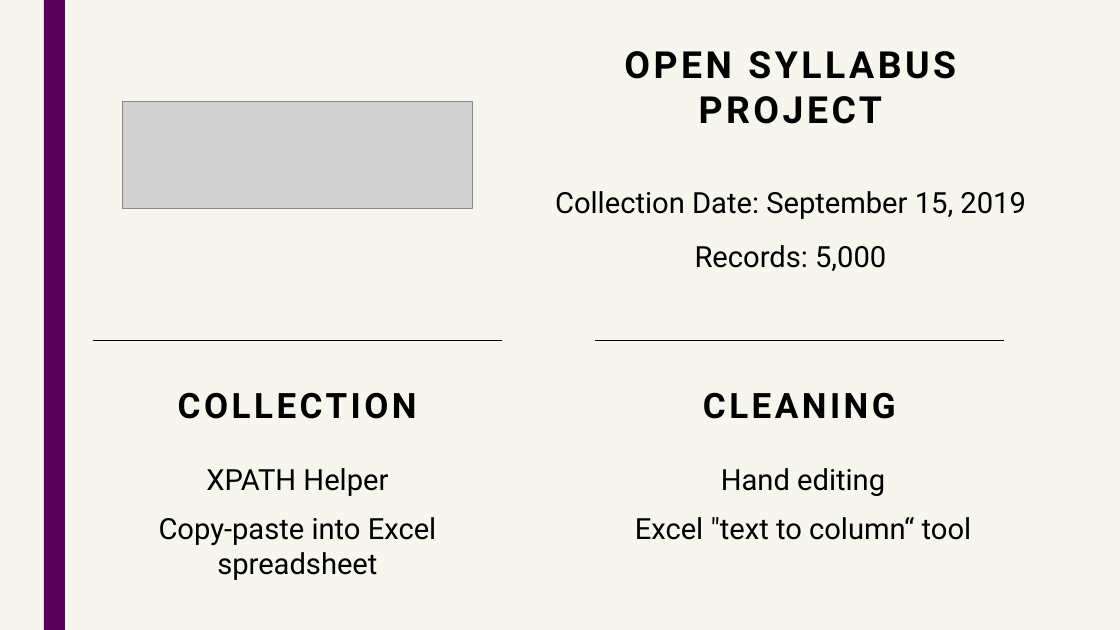
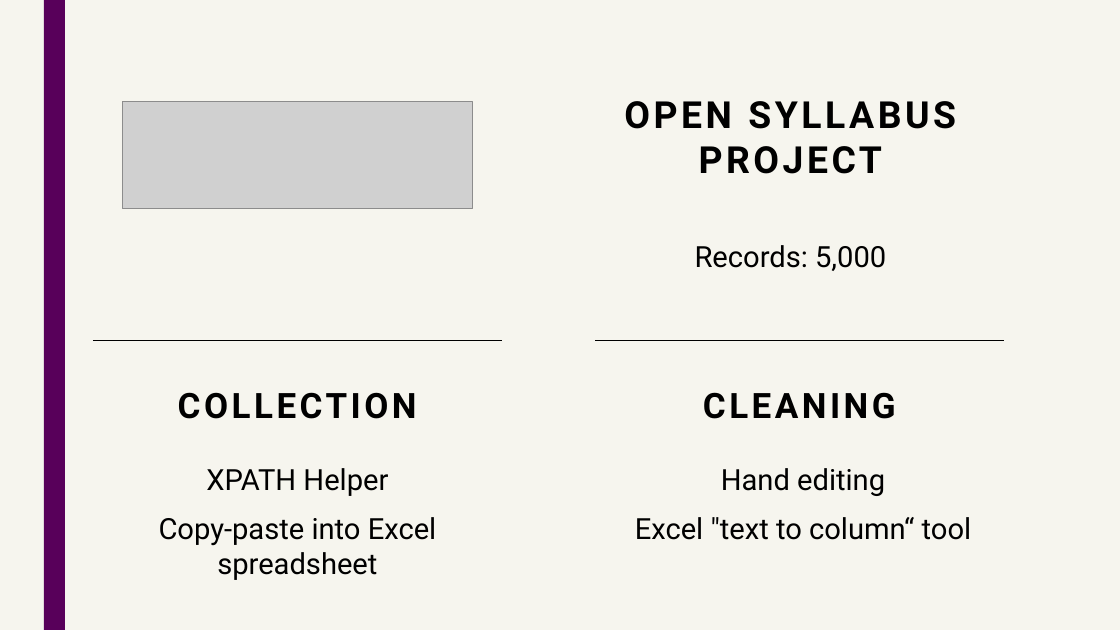
Before and after one commit to asnowmenjig/IS590-Open-Data-Mashups, a slide deck: slide 9 of final-deliverables/presentation-materials/presentation-slides.pptx (slide 8 before the commit). Drawn at 1120x630 pixels with LibreOffice and Linux fonts; fonts in the diff are those of the drawing; grey boxes stand for pictures. Boxes give left, top, right and bottom in pixels: in the first picture for what was removed or moved away, otherwise in the second. Text is boxed around its words. In the diff, an @@ line names an element or a change of style, - is before the commit and + after.

```diff
--- a/final-deliverables/presentation-materials/presentation-slides.pptx
+++ b/final-deliverables/presentation-materials/presentation-slides.pptx
@@ text "OPEN SYLLABUS" moved from (x1=624, y1=51, x2=883, y2=124) to (x1=624, y1=101, x2=883, y2=174) @@
@@ text removed at (x1=555, y1=191, x2=1025, y2=219) @@
-Collection Date: September 15, 2019
```
Also in this commit, not shown: 6 other slides changed, 4 slides added, 4 slides removed, 1 other file.
